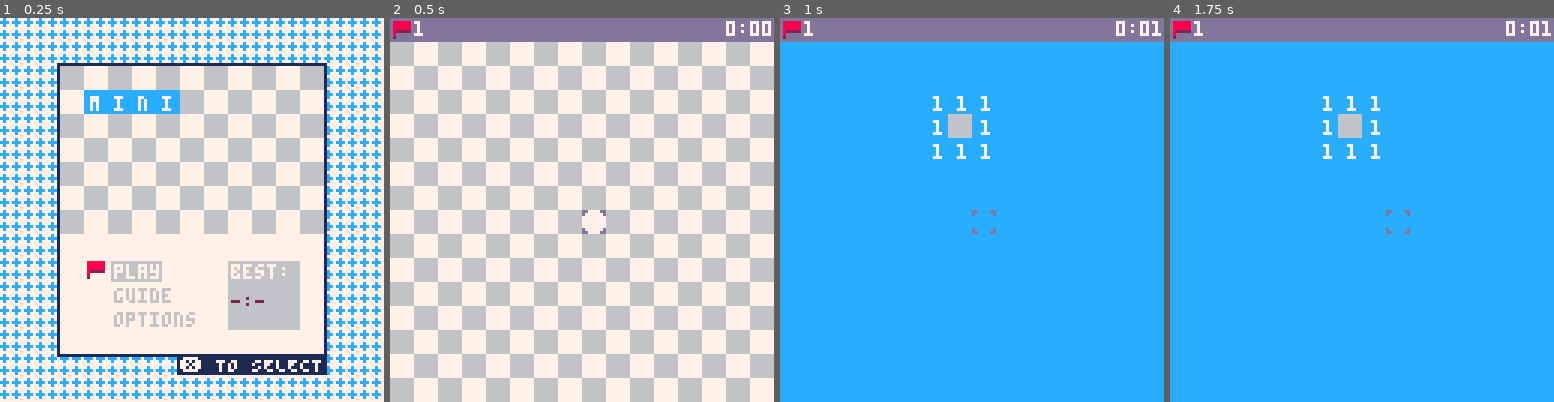
Above: before the commit, frames 1-4 (left to right).
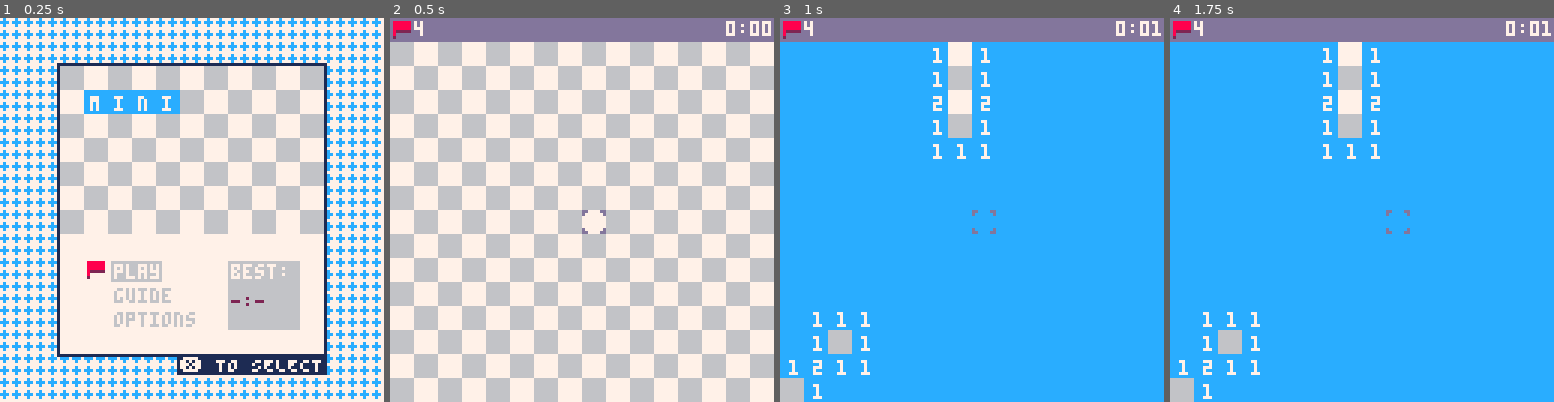
Above: after the commit, the same moments.

Repository: wsasaki01/mini-mines
Game: PICO-8 cartridge mini-mines.p8
Same seed, same stepped clock (60 frames per second), same inputs: the game is played once before the commit and once after it.
Inputs (mouse positions are in pixels of both pictures, inside the frame that each line leads up to):
- Up to frame 1 (0.25 s): no input
- Up to frame 2 (0.5 s): tap X (X key) at 0.33 s
- Up to frame 3 (1 s): click (1060, 121) at 0.67 s; tap O (Z key) at 0.7 s
- Up to frame 4 (1.75 s): tap X (X key) at 1.07 s; click (1216, 267) at 1.22 s; hold Right from 1.6 s (still down); tap O (Z key) at 1.7 s

Frame 1 is identical in both runs. In frame 2, less than 0.1% of the frame differs, in the area x 6-9%, y 0-5%; in frame 3, 2.8%, in the area x 0-55%, y 0-100%; in frame 4, 2.8%.

Commit message:
Fix uncovering on win

Diff:
--- a/main.lua
+++ b/main.lua
@@ -71,7 +71,7 @@
     height = 15
 
     -- number of mines
-    mcount = 1
+    mcount = 4
 
     -- number of flags available (automaticall set to no. of mines)
     fcount = mcount
@@ -192,8 +192,8 @@
                 if ccount == mcount then
                     -- if the player has flagged all mined, uncover all the mines
                     -- DOESN'T WORK
-                    for col in all(grid) do
-                        for row in all(grid[col]) do
+                    for col=1, #grid do
+                        for row=1, #grid[col] do
                             if type(grid[col][row]) == "number" then
                                 uncover({col, row})
                             end
